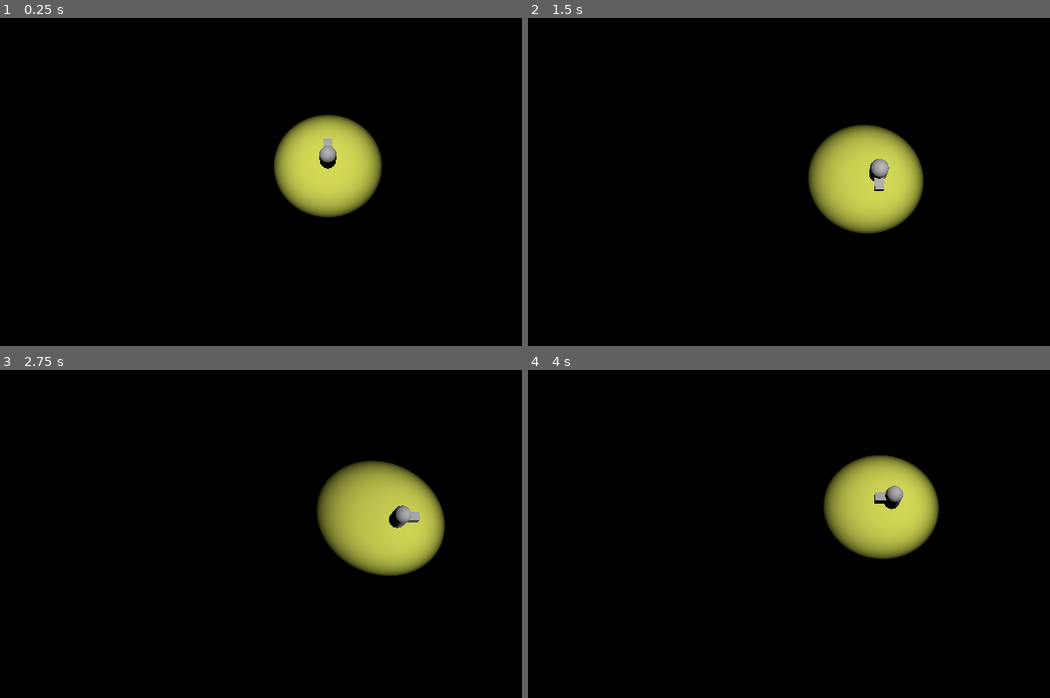
Above: before the commit, frames 1-4 (two rows, left to right).
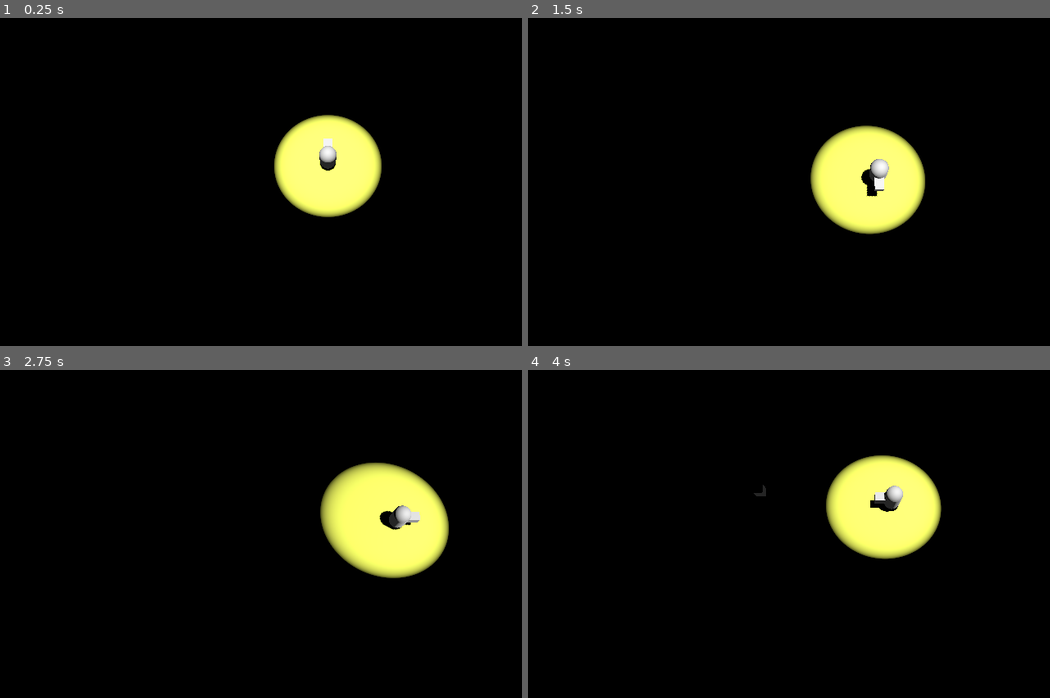
Above: after the commit, the same moments.

Repository: Shahriar-Kariman/Ipaddington
Game: Godot game, scene res://level_2.tscn
Two runs of this game, one before a commit and one after it. Both use one fixed random seed, a clock stepped at 60 frames per second and the inputs below. This scene is started directly instead of the project's main scene.
Inputs (mouse positions are in pixels of both pictures, inside the frame that each line leads up to):
- Up to frame 1 (0.25 s): no input
- Up to frame 2 (1.5 s): tap Enter at 0.5 s; move the mouse to (997, 162) at 0.52 s; hold Right (move_right) 0.53-1.28 s; click (997, 162) at 0.6 s; tap Space (jump) at 0.77 s; move the mouse to (726, 198) at 1.27 s; hold Down (move_backwards) from 1.28 s (still down); tap Shift (move_run) at 1.35 s
- Up to frame 3 (2.75 s): tap Space (jump) at 1.52 s; move the mouse to (391, 452) at 2.02 s; release Down (move_backwards) at 2.03 s; hold Right (move_right) from 2.03 s (still down); click (391, 452) at 2.1 s
- Up to frame 4 (4 s): move the mouse to (825, 606) at 2.77 s; release Right (move_right) at 2.78 s; hold Up (move_forward) 2.78-3.53 s; tap Shift (move_run) at 2.85 s; tap Space (jump) at 3.02, 3.77 s; move the mouse to (outside the picture) at 3.52 s; hold Left (move_left) from 3.53 s (still down); click (outside the picture) at 3.6 s

The runs differ from the first frame. In frame 1, 5.0% of the frame differs, in the area x 52-74%, y 29-61%; in frame 2, 5.8%; in frame 3, 6.9%, in the area x 60-87%, y 27-64%; in frame 4, 5.6%.

Commit message:
Made Level 2 darker

Diff:
--- a/enemy_1.tscn
+++ b/enemy_1.tscn
@@ -26,16 +26,14 @@
 
 [node name="AnimationPlayer" type="AnimationPlayer" parent="."]
 
-[node name="Enemy1" type="Area3D" parent="."]
+[node name="Area3D" type="Area3D" parent="."]
 
-[node name="Head" type="CollisionShape3D" parent="Enemy1"]
+[node name="Head" type="CollisionShape3D" parent="Area3D"]
 transform = Transform3D(0.999954, -0.00961662, 0, 0.00961662, 0.999954, 0, 0, 0, 1, 0.0135872, 1.3163, 0.0132186)
 shape = SubResource("SphereShape3D_g31er")
 
-[node name="Body" type="CollisionShape3D" parent="Enemy1"]
+[node name="Body" type="CollisionShape3D" parent="Area3D"]
 transform = Transform3D(0.999942, -0.00961651, -0.00478218, 0.00961662, 0.999954, 0, 0.00478196, -4.59884e-05, 0.999989, 0.0135872, 0.49427, 0.0132186)
 shape = SubResource("BoxShape3D_dc6ai")
 
 [node name="NavigationAgent3D" type="NavigationAgent3D" parent="."]
-
-[connection signal="area_entered" from="Enemy1" to="." method="_on_area_3d_area_entered"]
--- a/level_1.tscn
+++ b/level_1.tscn
@@ -73,6 +73,7 @@
 
 [node name="Camera3D" type="Camera3D" parent="."]
 transform = Transform3D(1, 0, 0, 0, 0.258819, 0.965926, 0, -0.965926, 0.258819, 0, 15, 5)
+current = true
 far = 100.0
 script = SubResource("GDScript_qqlae")
 
--- a/level_2.tscn
+++ b/level_2.tscn
@@ -24,6 +24,9 @@
 size = Vector3(1, 10, 22)
 
 [sub_resource type="CylinderShape3D" id="CylinderShape3D_5q7ur"]
+
+[sub_resource type="Environment" id="Environment_ycaa7"]
+volumetric_fog_enabled = true
 
 [sub_resource type="GDScript" id="GDScript_0tafi"]
 script/source = "extends Camera3D
@@ -53,7 +56,8 @@
 script/source = "extends SpotLight3D
 
 #lower values makes the spotlight follow the player more precisely overhead
-var followOverhead = 0.7
+const followOverhead = 0.5
+const hoverY = 20
 @export var player: CharacterBody3D
 
 # Called when the node enters the scene tree for the first time.
@@ -62,7 +66,7 @@
 
 # Called every frame. 'delta' is the elapsed time since the previous frame.
 func _process(delta):
-	position = Vector3(player.position.x/followOverhead,10,player.position.z/followOverhead)
+	position = Vector3(player.position.x/followOverhead,hoverY,player.position.z/followOverhead)
 	#if get_rotation_degrees().x != -90:
 	look_at(player.position)
 "
@@ -109,16 +113,25 @@
 
 [node name="Camera3D" type="Camera3D" parent="." node_paths=PackedStringArray("player")]
 transform = Transform3D(1, 0, 0, 0, 0.258819, 0.965926, 0, -0.965926, 0.258819, 0, 15, 5)
+environment = SubResource("Environment_ycaa7")
 far = 100.0
 script = SubResource("GDScript_0tafi")
 player = NodePath("../Player")
 
 [node name="SpotLight3D" type="SpotLight3D" parent="." node_paths=PackedStringArray("player")]
-transform = Transform3D(1, 0, 0, 0, -4.37114e-08, 1, 0, -1, -4.37114e-08, 0, 10, 0)
-light_energy = 6.01
-spot_range = 30.0
+transform = Transform3D(1, 0, 0, 0, -4.37114e-08, 1, 0, -1, -4.37114e-08, 0, 20, 0)
+light_energy = 25.0
+light_volumetric_fog_energy = 0.5
+shadow_enabled = true
+spot_range = 40.0
 spot_attenuation = 0.707107
-spot_angle = 20.0
-spot_angle_attenuation = 0.450625
+spot_angle = 10.0
+spot_angle_attenuation = 0.258816
 script = SubResource("GDScript_qjulm")
 player = NodePath("../Player")
+
+[node name="DirectionalLight3D" type="DirectionalLight3D" parent="."]
+transform = Transform3D(1, 0, 0, 0, -4.37114e-08, 1, 0, -1, -4.37114e-08, 0, 20, 0)
+light_energy = 0.25
+light_indirect_energy = 0.05
+light_negative = true
--- a/projectile.tscn
+++ b/projectile.tscn
@@ -8,7 +8,7 @@
 size = Vector3(0.5, 0.5, 0.5)
 
 [node name="Projectile" type="Area3D"]
-collision_layer = 18
+collision_layer = 16
 collision_mask = 10
 script = ExtResource("1_xbt75")
 
@@ -17,10 +17,3 @@
 
 [node name="MeshInstance3D" type="MeshInstance3D" parent="."]
 mesh = SubResource("BoxMesh_kdbfp")
-
-[node name="Timer" type="Timer" parent="."]
-wait_time = 3.0
-one_shot = true
-autostart = true
-
-[connection signal="timeout" from="Timer" to="." method="_on_timer_timeout"]
Not shown: 1 places in level_1.tscn that only renumber resources
Not shown: 1 places in level_2.tscn that only renumber resources
Not shown: 1 places in level_3.tscn that only renumber resources
Not shown: 1 places in pickup.tscn that only renumber resources
